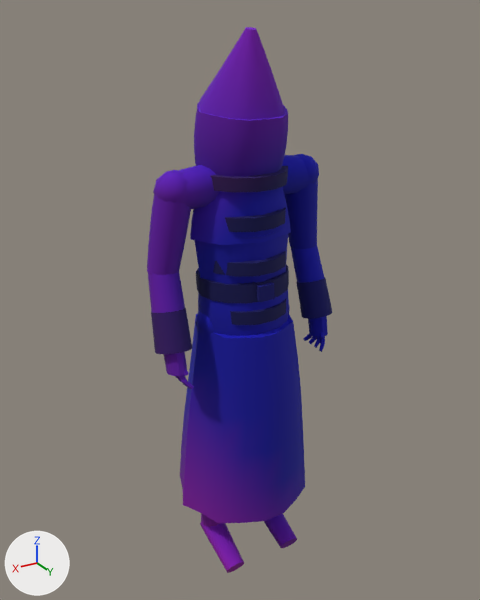
The glTF model assets/kit/skel_shroud.glb, before and after one commit.
The view is the same before and after, from a camera (50 mm lens) standing at (1.058, 1.744, 1.879) and looking at (-0.006, -0.03, 0.992). Lighting does not change. The marker at lower left points along +X, +Y and +Z. The picture after the commit comes second. Vertices at exactly the same position are counted once.

The older version as bpy lines, for what is in view:
```python
me_shroud = bpy.data.meshes.new('shroud')
me_shroud.from_pydata(...)  # 2318 vertices, 4412 faces; spans x -0.33..0.34, y -0.23..0.22, z 0.0..1.85
# faces by material slot: [3852, 412, 12, 136]
me_shroud.materials.append(mat_m_shroud)
me_shroud.materials.append(mat_m_leather)
me_shroud.materials.append(mat_m_brass)
me_shroud.materials.append(mat_m_iron)
ob_shroud = bpy.data.objects.new('shroud', me_shroud)
ob_shroud.location = (0.0, 0.0, 0.0)
```
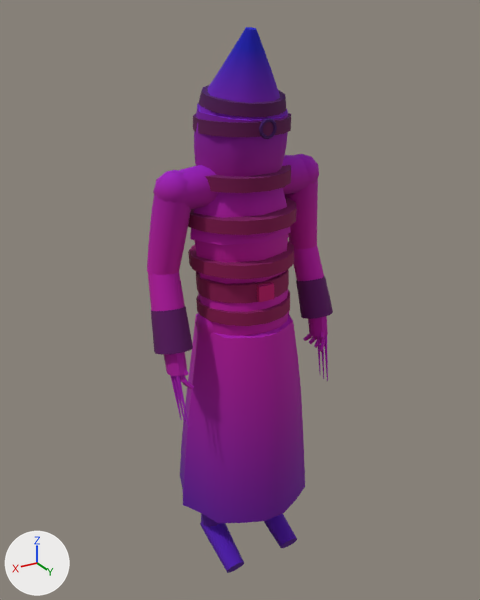
Changed parts and their boxes (x1, y1, x2, y2) in the pictures (480 x 600 px; the box of a moved part takes in the faces that stretch with it):
'shroud', reshaped
    before: (147, 27, 332, 573)
    after: (147, 27, 333, 573)
part 1 of me_shroud, added
    after: (188, 197, 297, 235)
part 2 of me_shroud, added
    after: (205, 165, 291, 193)
part 3 of me_shroud, added
    after: (193, 113, 291, 137)
part 4 of me_shroud, added
    after: (198, 85, 286, 117)
part 5 of me_shroud, added
    after: (259, 118, 277, 139)
part 6 of me_shroud, added
    after: (170, 375, 182, 420)
part 7 of me_shroud, added
    after: (173, 376, 185, 424)
part 8 of me_shroud, added
    after: (176, 376, 189, 427)
part 9 of me_shroud, added
    after: (322, 348, 324, 379)
part 10 of me_shroud, added
    after: (324, 336, 328, 381)
part 11 of me_shroud, deleted
    before: (225, 207, 286, 232)
part 12 of me_shroud, deleted
    before: (211, 166, 288, 193)
part 13 of me_shroud, moved or reshaped
    before: (215, 251, 286, 325)
    after: (188, 241, 294, 326)
part 14 of me_shroud, recoloured
    both: (147, 27, 332, 573)

Edits to the bpy script that builds the scene:
```text
Add mat_m_steel:
    mat_m_steel = bpy.data.materials.new('M_steel')
    # nodes: BsdfPrincipled, Mix, OutputMaterial, VertexColor
    # colours: light grey #ced3da, mixed with the vertex colours
Change me_shroud:
    used by ob_shroud; location = (0.0, 0.0, 0.0)
    remove me_shroud.from_pydata(...)  # 2318 vertices, 4412 faces; spans x -0.33..0.34, y -0.23..0.22, z 0.0..1.85
    add me_shroud.from_pydata(...)  # 2618 vertices, 4980 faces; spans x -0.33..0.34, y -0.23..0.22, z 0.0..1.85
    me_shroud part 1: the loose piece of 48 vertices spanning x -0.16..0.16, y -0.13..0.13, z 1.05..1.11 is copied, and the copy is multiplied about its middle by the matrix ((1.172, -0.009, -0.014), (0.008, 1.168, 0.064), (-0.003, -0.002, 0.703)), then moved by (0.0, 0.0, 0.22); it spans x -0.18..0.19, y -0.16..0.16, z 1.28..1.33
    me_shroud part 2: the loose piece of 48 vertices spanning x -0.16..0.16, y -0.13..0.13, z 1.05..1.11 is copied, and the copy is scaled about its middle by (1.03, 1.03, 0.699), then moved by (0.0, 0.0, 0.34); it spans x -0.16..0.16, y -0.14..0.14, z 1.4..1.45
    me_shroud part 3: the loose piece of 48 vertices spanning x -0.16..0.16, y -0.13..0.13, z 1.05..1.11 is copied, and the copy is scaled about its middle by (0.935, 1.11, 0.659), then moved by (0.01, 0.0, 0.5); it spans x -0.14..0.15, y -0.15..0.15, z 1.56..1.6
    me_shroud part 4: the loose piece of 48 vertices spanning x -0.16..0.16, y -0.13..0.13, z 1.05..1.11 is copied, and the copy is multiplied about its middle by the matrix ((0.81, 0.001, -0.007), (0.003, 0.951, 0.161), (-0.01, -0.134, 0.571)), then moved by (0.01, 0.01, 0.57); it spans x -0.13..0.14, y -0.13..0.13, z 1.61..1.69
    me_shroud part 5: a new loose piece, a torus around y (ring radius 0.024, tube radius 0.006) spanning x -0.023..0.037, y 0.138..0.15, z 1.553..1.613, in mat_m_iron
    me_shroud part 6: a new loose piece of 18 vertices spanning x 0.28..0.3, y 0.02..0.09, z 0.68..0.89, in mat_m_steel
    me_shroud part 7: a new loose piece of 18 vertices spanning x 0.28..0.3, y 0.04..0.11, z 0.68..0.89, in mat_m_steel
    me_shroud part 8: a new loose piece of 18 vertices spanning x 0.28..0.3, y 0.07..0.13, z 0.68..0.89, in mat_m_steel
    me_shroud part 9: a new loose piece of 18 vertices spanning x -0.29..-0.27, y 0.06..0.11, z 0.68..0.89, in mat_m_steel
    me_shroud part 10: a new loose piece of 18 vertices spanning x -0.29..-0.27, y 0.08..0.14, z 0.68..0.89, in mat_m_steel
    me_shroud part 11: the loose piece of 42 vertices spanning x -0.14..0.15, y -0.15..0.13, z 1.28..1.33 is deleted
    me_shroud part 12: the loose piece of 42 vertices spanning x -0.14..0.15, y -0.15..0.13, z 1.4..1.45 is deleted
    me_shroud part 13: 63 vertices moved from x -0.15..0.15, y -0.14..0.15, z 0.98..1.19 to x -0.18..0.18, y -0.15..0.16, z 0.98..1.19; 21 vertices removed from x -0.15..0.15, y -0.14..0.15, z 0.98..1.19; 33 vertices added at x -0.16..0.18, y -0.14..0.16, z 0.98..1.19
    me_shroud part 14: 4132 kept faces spanning x -0.33..0.34, y -0.23..0.22, z 0.0..1.85 get new vertex colours
    other edits to the shape of me_shroud do not show in these pictures
    add me_shroud.materials.append(mat_m_steel)
```
